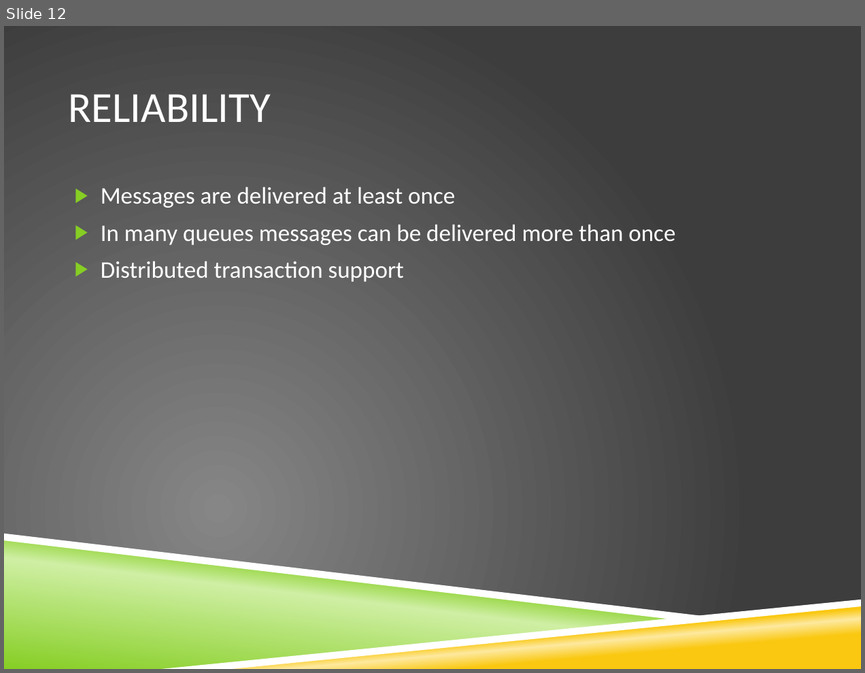
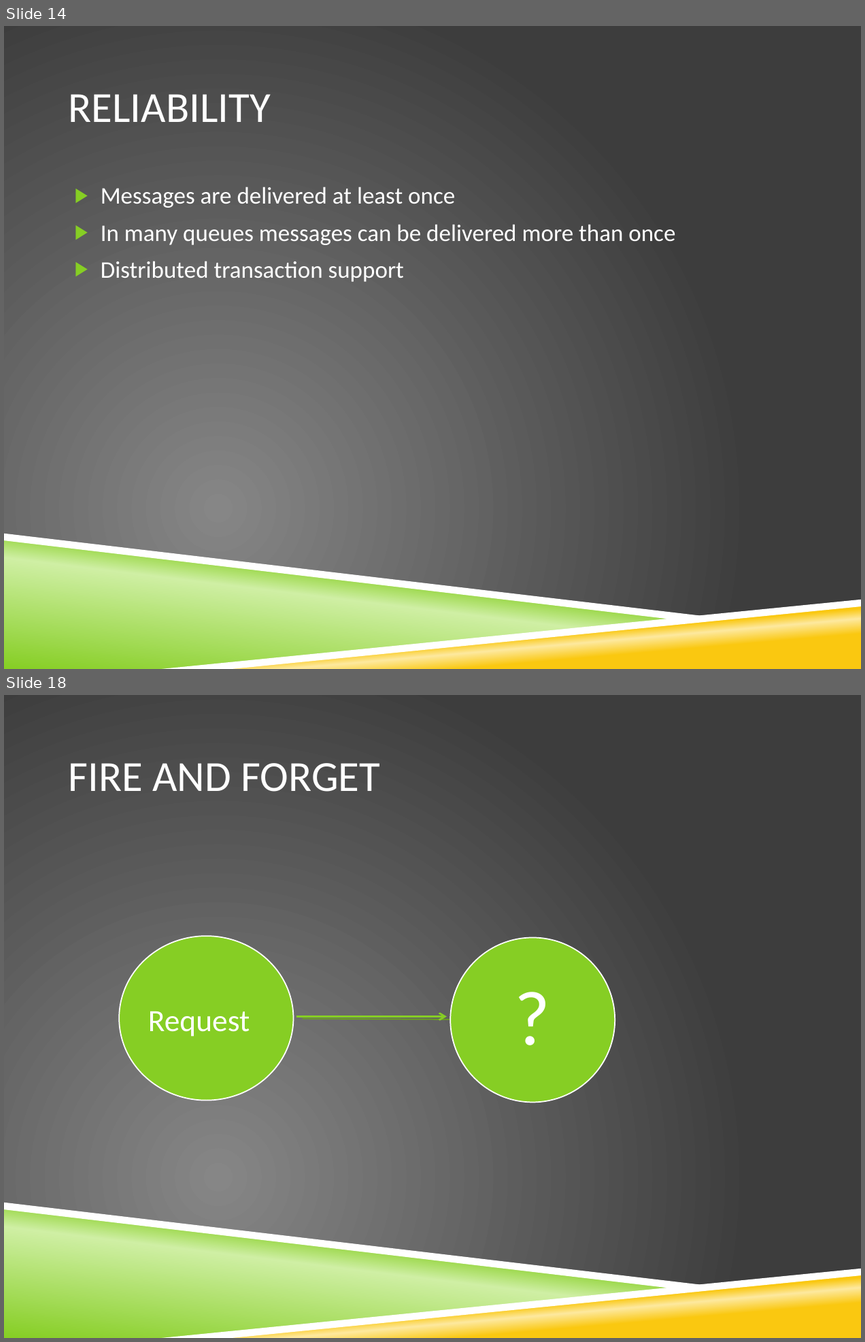
Before and after one commit to stimms/Queues, a slide deck: Queues and message based architecture.pptx. Shown one above the other, each under a label of ours: slide 12 before the commit, slides 14 and 18 after it; the slides between them are not shown. The pictures are 865x673 and 865x1342 pixels, drawn with LibreOffice and Linux fonts; fonts in the diff are those of the drawing; background and template pictures are left out. Boxes give left, top, right and bottom in pixels: in the first picture for what was removed or moved away, otherwise in the second. Text is boxed around its words. In the diff, an @@ line names an element or a change of style, - is before the commit and + after.

```diff
--- a/Queues and message based architecture.pptx
+++ b/Queues and message based architecture.pptx
@@ slide 18 added at (4, 695, 861, 1338), background picture (left out); not listed: 4 template elements that a slide beside it also shows @@
@@ title added at (68, 763, 380, 792), 36 pt, text #FFFFFF @@
+FIRE AND FORGET
@@ group added at (119, 936, 615, 1102): 2 ellipses, 1 freeform shape, 1 text @@
+?
@@ text added at (148, 1011, 249, 1036), 26 pt, text #FFFFFF @@
+Request
@@ arrow added from (297, 1016) to (447, 1016), #86CE24 1.5 pt @@
@@ what was slide 12 is now slide 14 @@
```
Also in this commit, not shown: 4 slides changed, 4 other slides added, 10 other files.
